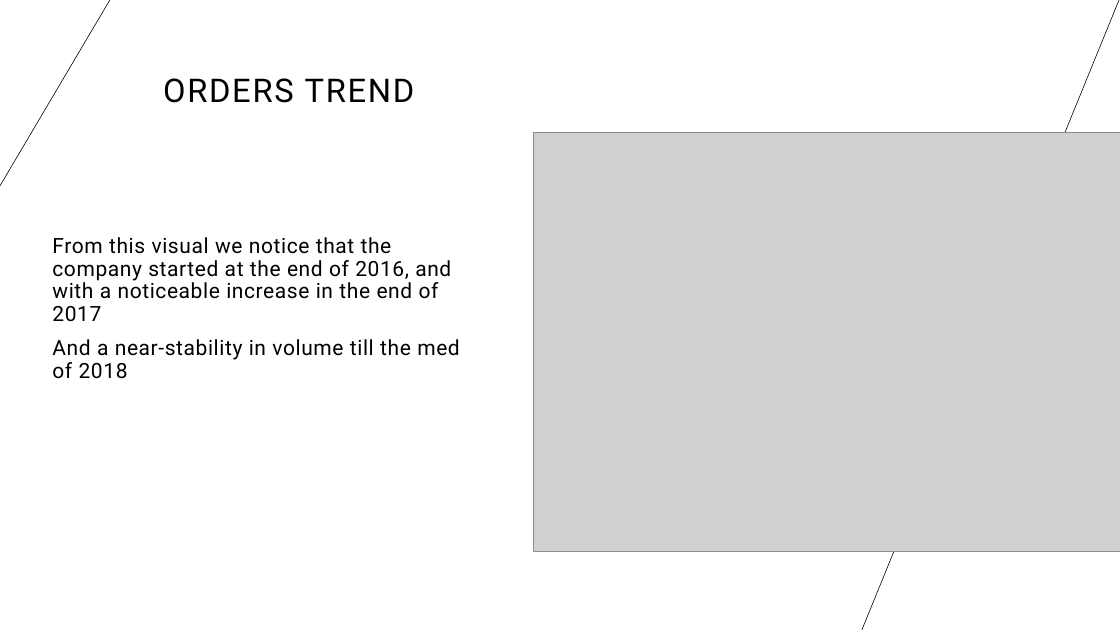
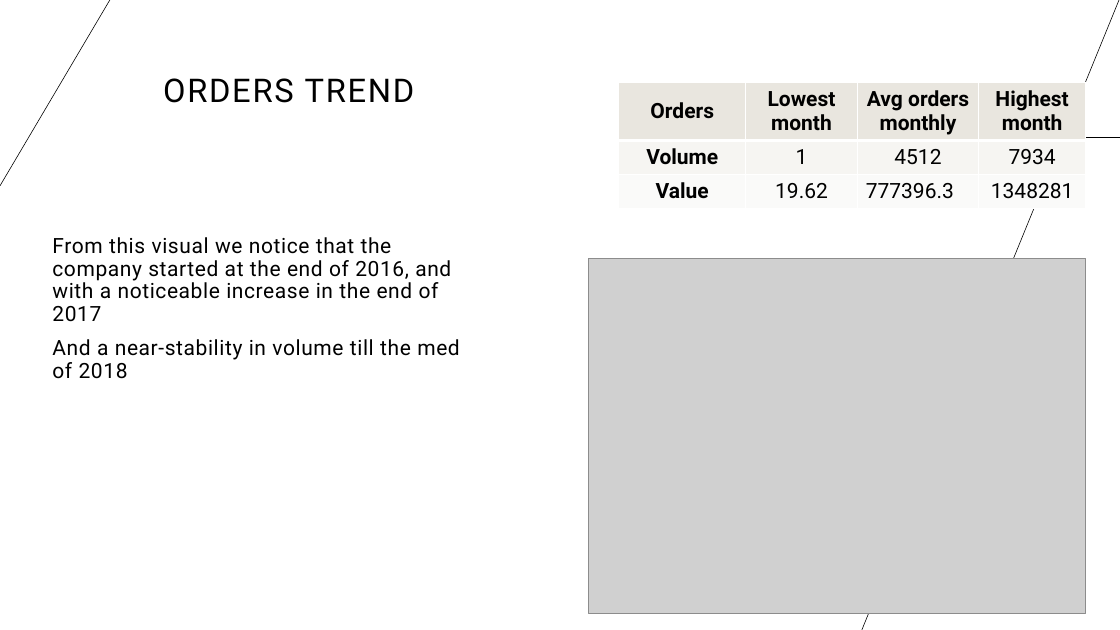
Before and after one commit to a7mdNasrr/Olist-Brazilian-E-commerce, a slide deck: slide 6 of Olist Brazilian E-commerce Presentation.pptx (slide 5 before the commit). Drawn at 1120x630 pixels with LibreOffice and Linux fonts; fonts in the diff are those of the drawing; grey boxes stand for pictures. Boxes give left, top, right and bottom in pixels: in the first picture for what was removed or moved away, otherwise in the second. Text is boxed around its words. In the diff, an @@ line names an element or a change of style, - is before the commit and + after.

```diff
--- a/Olist Brazilian E-commerce Presentation.pptx
+++ b/Olist Brazilian E-commerce Presentation.pptx
@@ table added at bbox=[619, 82, 1086, 209], 3 rows, 4 columns @@
+Orders | Lowest month | Avg orders monthly | Highest month
+Volume | 1 | 4512 | 7934
+Value | 19.62 | 777396.3 | 1348281
@@ picture: place and size @@
-picture at bbox=[534, 133, 1120, 551]
+picture at bbox=[589, 259, 1086, 614]
```
Also in this commit, not shown: 5 other slides changed, 7 slides added.
